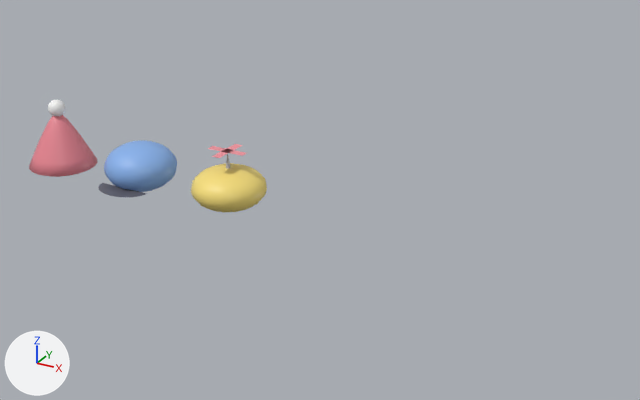
A saved change to the Blender file tools/blender/hats.blend.
The view is the same before and after, from a 50 mm camera at (3.75, -3.62, 1.94) aimed at (1.71, 0.08, 0.1). The axes (+X, +Y, +Z) are drawn at lower left. The lights are the same throughout. The older version comes first.

The first picture shows 'HatCap', 'HatParty', 'HatPropeller'.
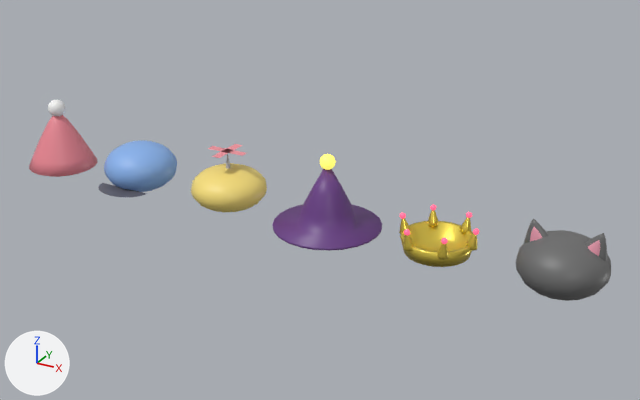
Scene script edits in JSON lines:
```json
{"op": "add", "block": "mat_catinner", "code": ["mat_catinner = principled_material('CatInner')", "mat_catinner.base_color = (0.85, 0.35, 0.45)  # pink #eda0b3", "mat_catinner.roughness = 0.45"]}
{"op": "add", "block": "mat_catmain", "code": ["mat_catmain = principled_material('CatMain')", "mat_catmain.base_color = (0.15, 0.15, 0.15)  # dark grey #6c6c6c", "mat_catmain.roughness = 0.45"]}
{"op": "add", "block": "mat_crowngold", "code": ["mat_crowngold = principled_material('CrownGold')", "mat_crowngold.base_color = (0.9, 0.7, 0.1)  # yellow #f3da59", "mat_crowngold.metallic = 0.8", "mat_crowngold.roughness = 0.3"]}
{"op": "add", "block": "mat_crowngemred", "code": ["mat_crowngemred = principled_material('CrownGemRed')", "mat_crowngemred.base_color = (0.9, 0.1, 0.2)  # red #f3597c", "mat_crowngemred.roughness = 0.45", "mat_crowngemred.emission_color = (0.9, 0.1, 0.2)  # red #f3597c", "mat_crowngemred.emission_strength = 1.0"]}
{"op": "add", "block": "mat_wizardstar", "code": ["mat_wizardstar = principled_material('WizardStar')", "mat_wizardstar.base_color = (0.95, 0.85, 0.15)  # yellow #f9ed6c", "mat_wizardstar.roughness = 0.45", "mat_wizardstar.emission_color = (0.95, 0.85, 0.15)  # yellow #f9ed6c", "mat_wizardstar.emission_strength = 0.8"]}
{"op": "add", "block": "mat_wizardpurple", "code": ["mat_wizardpurple = principled_material('WizardPurple')", "mat_wizardpurple.base_color = (0.15, 0.05, 0.25)  # purple #6c3f89", "mat_wizardpurple.roughness = 0.45"]}
{"op": "add", "block": "me_catdome", "code": ["me_catdome = bpy.data.meshes.new('CatDome')", "me_catdome.from_pydata(...)  # 450 vertices, 500 faces; spans x -0.21..0.21, y -0.21..0.21, z -0.06..0.275", "me_catdome.polygons.foreach_set('use_smooth', [True] * 500)", "# faces by material slot: [360, 140]", "me_catdome.materials.append(mat_catmain)  # dark grey #6c6c6c", "me_catdome.materials.append(mat_catinner)  # pink #eda0b3"]}
{"op": "add", "block": "me_crownbase", "code": ["me_crownbase = bpy.data.meshes.new('CrownBase')", "me_crownbase.from_pydata(...)  # 1466 vertices, 1608 faces; spans x -0.201..0.201, y -0.18..0.18, z 0.0..0.163", "me_crownbase.polygons.foreach_set('use_smooth', [True] * 1608)", "# faces by material slot: [456, 1152]", "me_crownbase.materials.append(mat_crowngold)  # yellow #f3da59", "me_crownbase.materials.append(mat_crowngemred)  # red #f3597c, glowing red #f3597c"]}
{"op": "add", "block": "me_wizardbase", "code": ["me_wizardbase = bpy.data.meshes.new('WizardBase')", "me_wizardbase.from_pydata(...)  # 300 vertices, 336 faces; spans x -0.28..0.28, y -0.28..0.28, z 0.0..0.39", "me_wizardbase.polygons.foreach_set('use_smooth', [True] * 336)", "# faces by material slot: [144, 192]", "me_wizardbase.materials.append(mat_wizardpurple)  # purple #6c3f89", "me_wizardbase.materials.append(mat_wizardstar)  # yellow #f9ed6c, glowing yellow #f9ed6c"]}
{"op": "add", "block": "ob_hatcatears", "code": ["ob_hatcatears = bpy.data.objects.new('HatCatEars', me_catdome)", "ob_hatcatears.location = (3.0, 0.0, 0.0)"]}
{"op": "add", "block": "ob_hatcrown", "code": ["ob_hatcrown = bpy.data.objects.new('HatCrown', me_crownbase)", "ob_hatcrown.location = (2.4, 0.0, 0.0)"]}
{"op": "add", "block": "ob_hatwizard", "code": ["ob_hatwizard = bpy.data.objects.new('HatWizard', me_wizardbase)", "ob_hatwizard.location = (1.8, 0.0, 0.0)"]}
```

Boxes [x1, y1, x2, y2] around the edits, measured in the pictures (640 x 400 px):
```json
{"object": "HatCatEars", "change": "added", "after": [515, 219, 611, 301], "faces in mat_catmain (dark grey #6c6c6c)": [515, 219, 611, 301], "faces in mat_catinner (pink #eda0b3)": [530, 227, 600, 256]}
{"object": "HatWizard", "change": "added", "after": [272, 154, 382, 251], "faces in mat_wizardpurple (purple #6c3f89)": [272, 169, 382, 251], "faces in mat_wizardstar (yellow #f9ed6c, glowing yellow #f9ed6c)": [320, 154, 336, 170]}
{"object": "HatCrown", "change": "added", "after": [399, 204, 479, 267], "faces in mat_crowngold (yellow #f3da59)": [399, 210, 477, 267], "faces in mat_crowngemred (red #f3597c, glowing red #f3597c)": [400, 204, 479, 244]}
```
